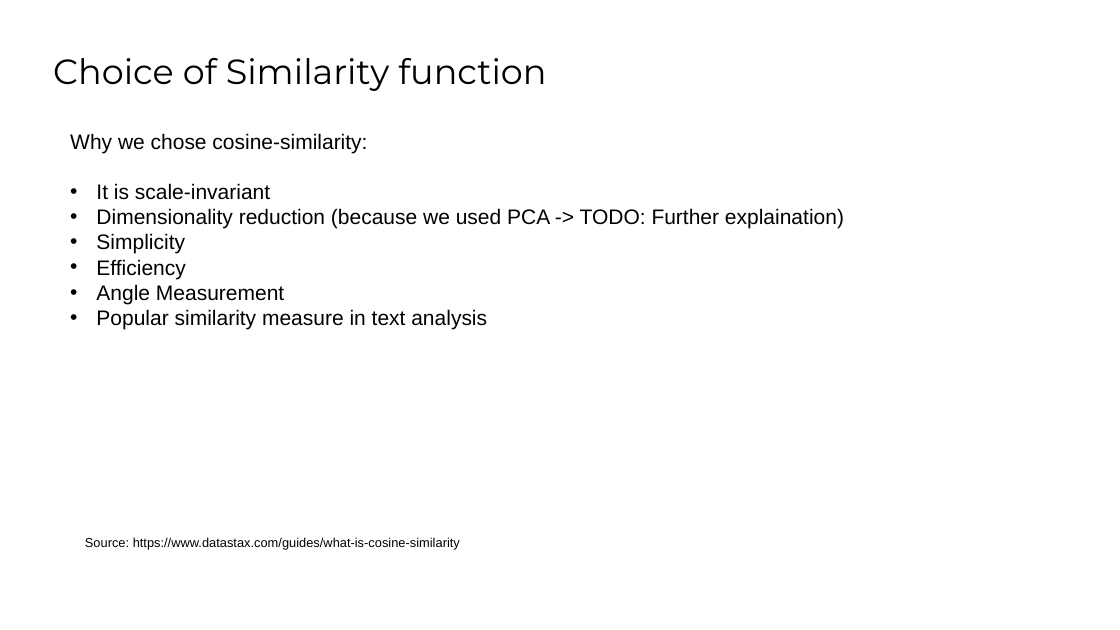
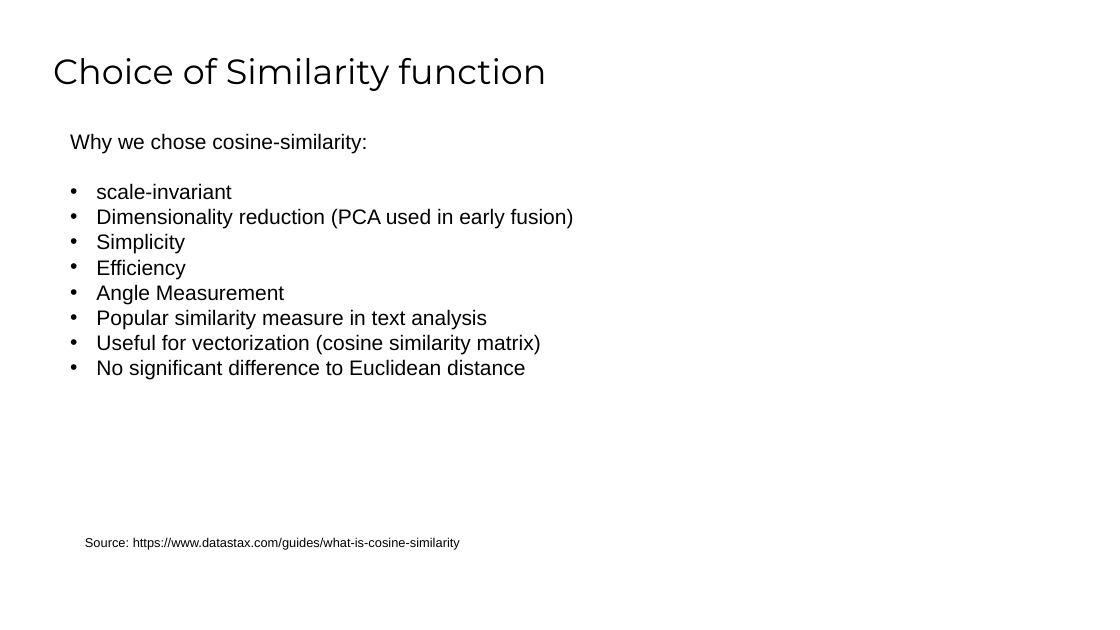
Before and after one commit to SaraCoolman/MMSR, a slide deck: slide 5 of project_3_team_E/Final Presentation.pptx. Drawn at 1120x630 pixels with LibreOffice and Linux fonts; fonts in the diff are those of the drawing; background and template pictures are left out. Boxes give left, top, right and bottom in pixels: in the first picture for what was removed or moved away, otherwise in the second. Text is boxed around its words. In the diff, an @@ line names an element or a change of style, - is before the commit and + after.

```diff
--- a/project_3_team_E/Final Presentation.pptx
+++ b/project_3_team_E/Final Presentation.pptx
@@ text at (x1=96, y1=183, x2=574, y2=229): text changed @@
-• It is scale-invariant
-• Dimensionality reduction (because we used PCA -> TODO: Further explaination)
+• scale-invariant
+• Dimensionality reduction (PCA used in early fusion)
@@ text at (x1=96, y1=334, x2=541, y2=380): paragraphs added @@
+• Useful for vectorization (cosine similarity matrix)
+• No significant difference to Euclidean distance
```
Also in this commit, not shown: 12 other slides changed, 1 slide added, 1 slide removed, 1 other file.
